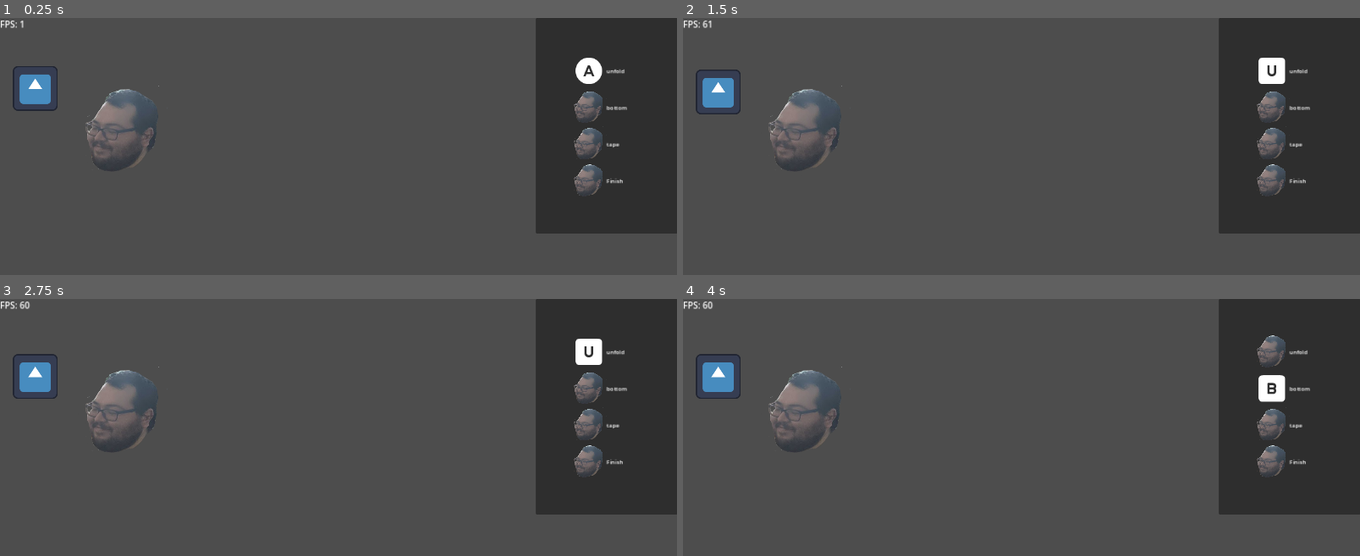
Above: before the commit, frames 1-4 (two rows, left to right).
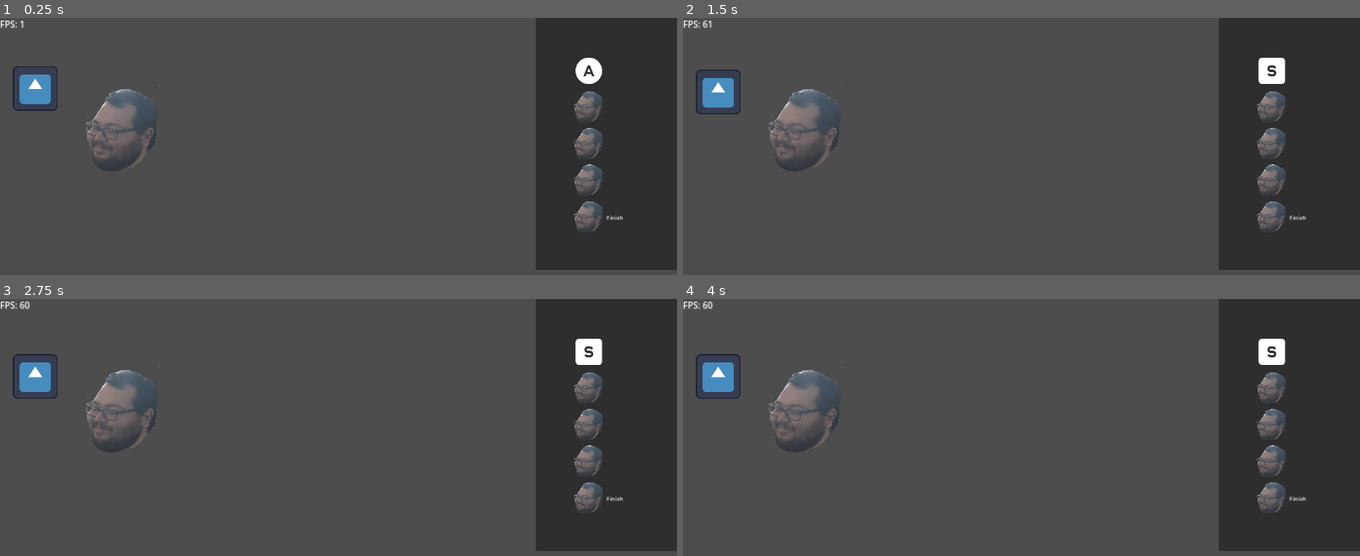
Above: after the commit, the same moments.

Repository: gabeochoa/prime_pressure
Game: Godot game, scene res://scenes/levels/level.tscn
Same seed, same stepped clock (60 frames per second), same inputs: the game is played once before the commit and once after it. The engine's default icon, where the game draws it, is replaced by a stand-in: a white triangle on a blue panel in a dark square.
Inputs (mouse positions are in pixels of both pictures, inside the frame that each line leads up to):
- Up to frame 1 (0.25 s): no input
- Up to frame 2 (1.5 s): tap Enter at 0.5 s; move the mouse to (1075, 151) at 0.52 s; hold W 0.53-1.28 s; tap Z at 0.6, 1.35 s; click (1075, 151) at 0.67 s; move the mouse to (1292, 71) at 1.27 s; hold A from 1.28 s (still down); click (1292, 71) at 1.42 s
- Up to frame 3 (2.75 s): tap Space at 2 s; move the mouse to (609, 388) at 2.02 s; release A at 2.03 s; hold W from 2.03 s (still down); tap Enter at 2.1 s; click (609, 388) at 2.17 s; tap Z at 2.3 s
- Up to frame 4 (4 s): tap Enter at 2.75 s; move the mouse to (1292, 424) at 2.77 s; tap F at 2.85 s; click (1292, 424) at 2.92 s; tap Z at 3.05, 3.8 s; tap Space at 3.5 s; move the mouse to (1292, 460) at 3.52 s; release W at 3.53 s; hold A from 3.53 s (still down); tap U at 3.6 s; click (1292, 460) at 3.67 s

The runs differ from the first frame. In frame 1, 3.5% of the frame differs, in the area x 79-100%, y 20-99%; in frame 2, 3.5%; in frame 3, 3.5%; in frame 4, 4.3%, in the area x 79-100%, y 14-99%.

Commit message:
add basic order screen

Diff:
--- a/scenes/levels/action_label.gd
+++ b/scenes/levels/action_label.gd
@@ -7,7 +7,7 @@
 	match key:
 		var letter when key >= KEY_A and key <= KEY_Z:
 			var pos :int = key - KEY_A
-			var character: int= 65 + pos
+			var character: int = 65 + pos
 			var keyfile = make_keyboard.call(String.chr(character))
 			print(keyfile)
 			return load(keyfile)
@@ -40,6 +40,7 @@
 var gamepad: String
 var is_active: bool
 var use_controller: bool
+var hide_label: bool
 
 func _init(n: String, k: Key, g: String, is_controller: bool, active: bool):
 	name = n
@@ -47,6 +48,7 @@
 	gamepad = g
 	use_controller = is_controller
 	is_active = active
+	print("action label _init ", g)
 
 # Called when the node enters the scene tree for the first time.
 func _ready():
@@ -56,12 +58,17 @@
 
 func update_ui():
 	set_custom_minimum_size(Vector2(200, 100))
-	var image = get_image_for_gamepad(gamepad) if use_controller else get_image_for_key(key)
+	var image
 	if is_active:
+		if use_controller:
+			image = get_image_for_gamepad(gamepad)
+		else:
+			image = get_image_for_key(key)
 		add_image(image, 100, 100)
 	else:
 		add_image(load("res://graphics/face.png"), 100, 100)
-	add_text(name)
+	if !hide_label:
+		add_text(name)
 
 # Called every frame. 'delta' is the elapsed time since the previous frame.
 func _process(delta):
--- a/scenes/scripts/sophie.gd
+++ b/scenes/scripts/sophie.gd
@@ -1,12 +1,7 @@
 extends Node2D
 
-enum WindowType {
-	Order,
-	Box,
-	Packing
-}
-
 class ScreenListener:
+	var hide_label: bool
 	var name: String
 	var key: Key
 	var gamepad: String
@@ -24,7 +19,6 @@
 
 	func is_not_active() -> bool:
 		return !is_active()
-
 
 
 '''
@@ -71,6 +65,7 @@
 	var complete: bool
 	var name: String
 	var config : Array[ScreenListener]
+	var is_dirty: bool = true
 
 	func _init(n: String, c: Array[ScreenListener]):
 		name = n
@@ -82,6 +77,7 @@
 
 	func is_not_active() -> bool:
 		return !is_active()
+
 
 class BoxScreen extends Screen:
 	class BoxUnfold extends ScreenListener:
@@ -108,7 +104,6 @@
 			print(name)
 			screen.next()
 
-	var is_dirty: bool = true
 	var enabled: int
 
 	func next():
@@ -143,6 +138,57 @@
 
 
 
+class OrderScreen extends Screen:
+	class OrderLetter extends ScreenListener:
+		func _init(key: Key):
+			super("order_letter_%s" % key, key)
+			hide_label = true
+
+		func action(screen:Screen):
+			print(name)
+			screen.next()
+
+	func create_order_letter(item: String):
+		var list: Array[ScreenListener]
+		for character in item:
+			var char: int = character.to_ascii_buffer()[0] - "A".to_ascii_buffer()[0]
+			var key: Key = char + KEY_A
+			#print(" idk char %s %s %s key %s" % [character, character.to_ascii_buffer()[0], char, key])
+			list.append(OrderLetter.new(key))
+		return list
+
+	var enabled: int
+
+	func next():
+		is_dirty = true
+		enabled += 1
+
+	func _init():
+		var actions = create_order_letter("SHAM")
+		actions.append_array( [ CompleteAction.new() ] )
+		super("order", actions)
+		enabled = 0;
+
+	func is_complete() -> bool:
+		return complete
+
+	func is_active() -> bool:
+		return !is_complete()
+
+	func is_active_action(action: ScreenListener) -> bool:
+		for i in range(0, config.size()):
+			if enabled != i:
+				continue
+			var act = config[i]
+			if action.name != act.name:
+				#print("action names didnt match %s and %s" % [action.name, act.name])
+				continue
+			return act.is_active();
+		return false
+
+
+
+
 var action_index = 0;
 var actions: Array[String] = [
 	"action_one",
@@ -152,6 +198,7 @@
 ]
 
 var screens: Array = [
+	OrderScreen.new(),
 	BoxScreen.new()
 ]
 
@@ -164,16 +211,21 @@
 	pass # Replace with function body.
 
 func assign_inputs_for_action(screen:Screen, action:ScreenListener):
+	if action.gamepad.length() != 0:
+		return
+
+	if !screen.is_active_action(action):
+		return
+
 	assert(action_index < actions.size(), "Showing more actions on screen than we have actions for")
-
-	if action.gamepad.length() == 0:
-		action.gamepad = actions[action_index]
-		action_index += 1
+	action.gamepad = actions[action_index]
+	action_index += 1
 
 func handle_input_for_action(screen:Screen, action: ScreenListener):
+	if !screen.is_active_action(action):
+		return
+
 	assign_inputs_for_action(screen,action)
-	if !screen.is_active_action(action):
-		return
 
 	if Input.is_key_pressed(action.key) or Input.is_action_just_pressed(action.gamepad):
 		action.action(screen)
@@ -215,6 +267,8 @@
 		using_controller,
 		screen.is_active_action(action)
 	)
+	if action.hide_label:
+		label.hide_label = true
 	var wrapper = MarginContainer.new()
 	wrapper.add_child(label)
 	wrapper.add_theme_constant_override("theme_override_constants/margin_left", 100)
